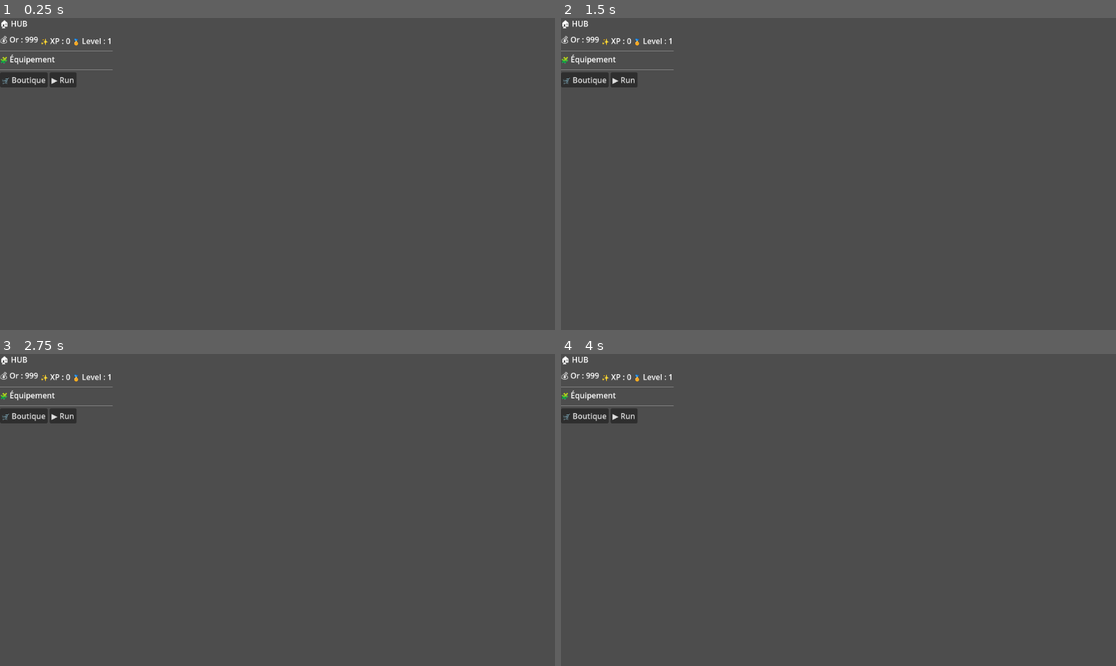
Above: before the commit, frames 1-4 (two rows, left to right).
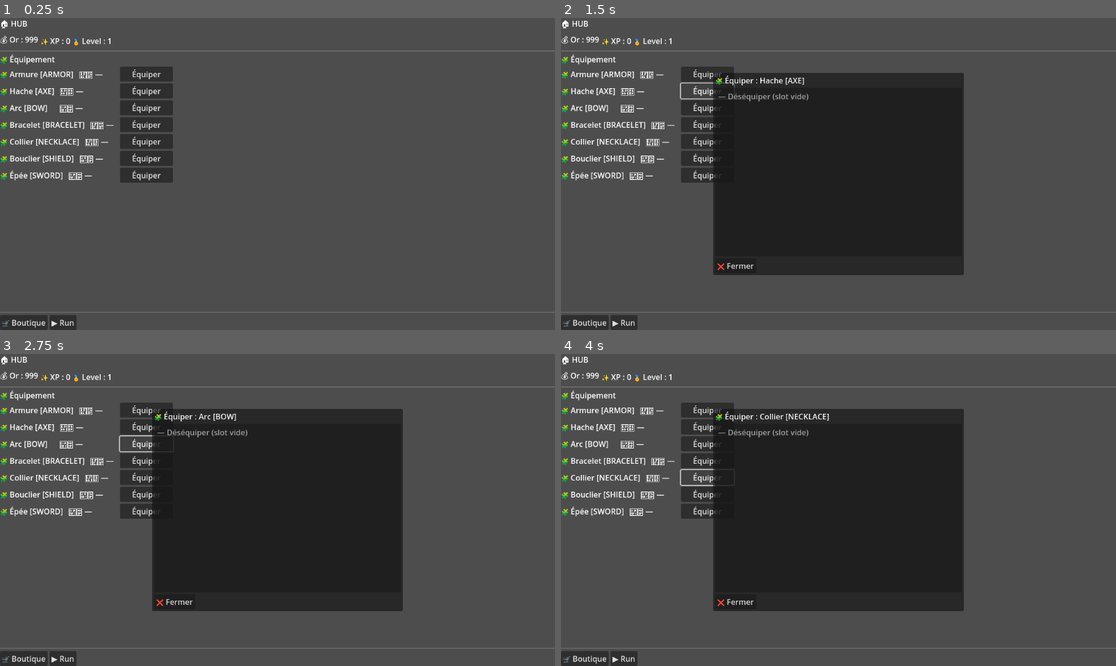
Above: after the commit, the same moments.

Repository: BastienGodotIA/ascension-v-2
Game: Godot game, scene res://scenes/hub.tscn
Same seed, same stepped clock (60 frames per second), same inputs: the game is played once before the commit and once after it.
Inputs (mouse positions are in pixels of both pictures, inside the frame that each line leads up to):
- Up to frame 1 (0.25 s): no input
- Up to frame 2 (1.5 s): click (705, 74) at 0.5 s, where only the run after the commit has a clickable "Équiper"; click (705, 89) at 1.25 s, where only the run after the commit has a clickable "Équiper"
- Up to frame 3 (2.75 s): click (144, 444) at 2 s, where only the run after the commit has a clickable "Équiper"
- Up to frame 4 (4 s): click (705, 460) at 2.75 s, where only the run after the commit has a clickable "Équiper"; click (705, 478) at 3.5 s, where only the run after the commit has a clickable "Équiper"

The runs differ from the first frame. In frame 1, 5.8% of the frame differs, in the area x 0-100%, y 10-100%; in frame 2, 34%; in frame 3, 34%; in frame 4, 34%.

Commit message:
UI v1: Equipé/Déséquipé item ds HUB

Diff:
--- a/scenes/hub.tscn
+++ b/scenes/hub.tscn
@@ -4,15 +4,20 @@
 
 [node name="HUB" type="Control"]
 layout_mode = 3
-anchors_preset = 0
-offset_right = 40.0
-offset_bottom = 40.0
+anchors_preset = 15
+anchor_right = 1.0
+anchor_bottom = 1.0
+grow_horizontal = 2
+grow_vertical = 2
 script = ExtResource("1_qssp3")
 
 [node name="Margin" type="MarginContainer" parent="."]
-layout_mode = 0
-offset_right = 40.0
-offset_bottom = 40.0
+layout_mode = 1
+anchors_preset = 15
+anchor_right = 1.0
+anchor_bottom = 1.0
+grow_horizontal = 2
+grow_vertical = 2
 
 [node name="VBox" type="VBoxContainer" parent="Margin"]
 layout_mode = 2
@@ -42,6 +47,7 @@
 
 [node name="ScrollSlots" type="ScrollContainer" parent="Margin/VBox"]
 layout_mode = 2
+size_flags_vertical = 3
 
 [node name="SlotsList" type="VBoxContainer" parent="Margin/VBox/ScrollSlots"]
 layout_mode = 2
@@ -59,3 +65,35 @@
 [node name="ButtonRun" type="Button" parent="Margin/VBox/BottomButtons"]
 layout_mode = 2
 text = "▶️ Run"
+
+[node name="EquipPopup" type="PopupPanel" parent="."]
+oversampling_override = 1.0
+size = Vector2i(520, 420)
+min_size = Vector2i(520, 420)
+
+[node name="EquipMargin" type="MarginContainer" parent="EquipPopup"]
+custom_minimum_size = Vector2(0, 300)
+anchors_preset = 15
+anchor_right = 1.0
+anchor_bottom = 1.0
+grow_horizontal = 2
+grow_vertical = 2
+
+[node name="EquipVBox" type="VBoxContainer" parent="EquipPopup/EquipMargin"]
+layout_mode = 2
+
+[node name="EquipTitle" type="Label" parent="EquipPopup/EquipMargin/EquipVBox"]
+layout_mode = 2
+text = "🧩 Équiper"
+
+[node name="EquipItemList" type="ItemList" parent="EquipPopup/EquipMargin/EquipVBox"]
+custom_minimum_size = Vector2(0, 260)
+layout_mode = 2
+size_flags_vertical = 3
+
+[node name="EquipButtons" type="HBoxContainer" parent="EquipPopup/EquipMargin/EquipVBox"]
+layout_mode = 2
+
+[node name="ButtonCancel" type="Button" parent="EquipPopup/EquipMargin/EquipVBox/EquipButtons"]
+layout_mode = 2
+text = "❌ Fermer"
--- a/scripts/game/game_state.gd
+++ b/scripts/game/game_state.gd
@@ -2,165 +2,93 @@
 # =========================================================
 # 🧠 GameState.gd (Autoload)
 # ---------------------------------------------------------
-# Rôle (important à comprendre) :
-# - C'est la "mémoire du jeu" entre les scènes (HUB / SHOP / RUN).
-# - Il stocke : or, gems, xp, level, inventaire permanent, équipement.
-# - Il déclenche le recalcul des stats finales via StatsRuntime.
-#
-# Pourquoi en Autoload ?
-# - Parce que tu veux garder ces infos même quand tu changes de scène.
-#   (HUB -> SHOP -> HUB -> RUN, etc.)
+# Rôle :
+# - Stocke l'état du jeu (or/xp/level/inventaire/équipement)
+# - Ne touche JAMAIS à l'UI (pas de NodePath $Margin/... ici)
+# - Fournit des fonctions : try_buy_item(), equip_item(), etc.
 # =========================================================
 extends Node
 
-# ---------------------------------------------------------
-# 🪵 Logger standard (format emoji / niveaux / tags)
-# ---------------------------------------------------------
 const Log = preload("res://scripts/core/log.gd")
-
-# ---------------------------------------------------------
-# 📊 Calculateur de stats (base + bonus équipement)
-# - C'est un script avec fonctions "static"
-# ---------------------------------------------------------
 const StatsRuntime = preload("res://scripts/game/stats_runtime.gd")
 
-# ---------------------------------------------------------
 # 💰 Currencies / progression
-# ---------------------------------------------------------
 var gold: int = 0
 var gems: int = 0
-
 var xp: int = 0
 var level: int = 1
 
-# ---------------------------------------------------------
 # 🎒 Inventaire / équipement
-# - owned_items : dictionnaire { item_id: true }
-#   => simple : si la clé existe, tu possèdes l'item.
-#
-# - equipped : { slot_code: item_id }
-#   slot_code = "SWORD", "ARMOR", "NECKLACE", ...
-#   item_id = "ITEM_SWORD_001", ...
-# ---------------------------------------------------------
-var owned_items: Dictionary = {}
-var equipped: Dictionary = {}
+var owned_items: Dictionary = {}   # { item_id: true }
+var equipped: Dictionary = {}      # { slot_code: item_id }
 
-# ---------------------------------------------------------
-# 📊 Cache stats (recalculé seulement quand besoin)
-# - _stats_dirty = true => il faut recalculer
-# - _final_stats contient le résultat (float par stat_id)
-# ---------------------------------------------------------
+# 📊 Cache stats
 var _final_stats: Dictionary = {}
 var _stats_dirty: bool = true
 
-# =========================================================
-# 🎬 Lifecycle
-# =========================================================
 func _ready() -> void:
-	# 🚀 Ce log prouve que l'autoload est bien vivant
 	Log.i("GAME", "GameState ready ✅")
 
-	# -----------------------------------------------------
-	# 🎮 DEV ONLY : seed d'or pour tester la boutique
-	# -----------------------------------------------------
-	# Problème : tant que RUN n'existe pas, tu ne gagnes pas d'or,
-	# donc tu ne peux pas tester la boutique.
-	#
-	# Solution : en mode debug (éditeur), si gold est à 0,
-	# on met 999 pour pouvoir acheter.
-	#
-	# Sécurité :
-	# - OS.is_debug_build() => uniquement quand tu lances depuis l'éditeur
-	# - gold <= 0 => n'écrase pas une future progression / sauvegarde
+	# 🎮 DEV ONLY : seed d'or pour tester la boutique tant que le RUN n'existe pas
 	if OS.is_debug_build() and gold <= 0:
 		gold = 999
 		Log.w("GAME", "DEV seed gold injected 💰", {"gold": gold})
 
-	# -----------------------------------------------------
-	# 🧩 Init des slots d'équipement
-	# -----------------------------------------------------
 	_init_slots()
-
-	# -----------------------------------------------------
-	# 📊 Recalcul initial des stats finales
-	# -----------------------------------------------------
 	_recompute_stats_if_needed()
 
-# =========================================================
-# 🧩 Slots / Equipment init
-# =========================================================
+# -------------------------
+# 🧩 Slots init
+# -------------------------
 func _init_slots() -> void:
-	# Rôle :
-	# - Préparer "equipped" avec tous les slots connus depuis le CSV
-	# - Comme ça, l'UI peut afficher tous les slots même si vide.
 	Log.i("GAME", "Init slots depuis equipement_slots")
 
-	# Sécurité : si DataScore n'a pas de slots, on log et on stop.
 	if DataScore.slots_by_id.size() == 0:
 		Log.w("DATA", "slots_by_id vide, init slots impossible ⚠️", {"count": 0})
 		return
 
-	# On initialise equipped avec tous les codes de slots connus
 	for code in DataScore.slots_by_id.keys():
 		if not equipped.has(code):
-			equipped[code] = ""  # rien équipé au départ
+			equipped[code] = ""
 
 	Log.ok("GAME", "Slots init", {"count": equipped.size()})
 
-# =========================================================
-# 📊 Stats runtime (dirty flag)
-# =========================================================
+# -------------------------
+# 📊 Stats runtime
+# -------------------------
 func mark_dirty_stats() -> void:
-	# Rôle :
-	# - Dire "les stats ne sont plus à jour"
-	# - Ex : quand tu équipes un item, tes stats changent.
 	_stats_dirty = true
 
 func _recompute_stats_if_needed() -> void:
-	# Si rien n'a changé, on ne recalcule pas (gain perf + logs propres)
 	if not _stats_dirty:
 		return
 
-	# Log clair : on sait quand un recalcul arrive
 	Log.i("GAME", "Recompute stats finales")
-
-	# StatsRuntime lit DataScore et utilise equipped
 	_final_stats = StatsRuntime.compute_final_stats(equipped)
-
 	_stats_dirty = false
 	Log.ok("GAME", "Stats recalculées ✅", {"count": _final_stats.size()})
 
-# =========================================================
-# 🔎 Accès stats (API simple pour le reste du jeu)
-# =========================================================
 func get_stat(stat_id: String) -> float:
-	# Assure que les stats sont à jour
 	_recompute_stats_if_needed()
-
-	# Retour par défaut : 0.0 si stat absente
 	return float(_final_stats.get(stat_id, 0.0))
 
 func get_all_stats() -> Dictionary:
-	# Assure que les stats sont à jour
 	_recompute_stats_if_needed()
 	return _final_stats
 
-# =========================================================
+# -------------------------
 # 🎒 Inventaire
-# =========================================================
+# -------------------------
 func grant_item(item_id: String) -> void:
 	item_id = item_id.strip_edges()
-
 	if item_id == "":
 		Log.w("GAME", "grant_item: item_id vide")
 		return
 
-	# Déjà possédé => on ne fait rien
 	if owned_items.has(item_id):
 		Log.d("GAME", "Item déjà possédé", {"item_id": item_id})
 		return
 
-	# Vérif que l’item existe en data (sécurité)
 	var item: Dictionary = DataScore.get_item(item_id)
 	if item.is_empty():
 		Log.e("GAME", "grant_item: item introuvable en data", {"item_id": item_id})
@@ -170,12 +98,11 @@
 	Log.ok("GAME", "Item ajouté à l’inventaire 🎒", {"item_id": item_id})
 
 func owns_item(item_id: String) -> bool:
-	item_id = item_id.strip_edges()
-	return owned_items.has(item_id)
+	return owned_items.has(item_id.strip_edges())
 
-# =========================================================
+# -------------------------
 # 🛡️ Equipement
-# =========================================================
+# -------------------------
 func equip_item(slot_code: String, item_id: String) -> void:
 	slot_code = slot_code.strip_edges()
 	item_id = item_id.strip_edges()
@@ -184,31 +111,26 @@
 		Log.w("GAME", "equip_item: slot_code vide")
 		return
 
-	# Vérif que le slot existe
 	if not equipped.has(slot_code):
 		Log.e("GAME", "equip_item: slot inconnu", {"slot": slot_code})
 		return
 
-	# Si item_id vide => déséquipage
+	# Déséquiper
 	if item_id == "":
 		equipped[slot_code] = ""
 		mark_dirty_stats()
 		Log.ok("GAME", "Slot déséquipé", {"slot": slot_code})
 		return
 
-	# Vérif possession
 	if not owns_item(item_id):
 		Log.w("GAME", "equip_item: item non possédé", {"item_id": item_id})
 		return
 
-	# Vérif que l’item existe
 	var item: Dictionary = DataScore.get_item(item_id)
 	if item.is_empty():
 		Log.e("GAME", "equip_item: item introuvable en data", {"item_id": item_id})
 		return
 
-	# Vérif cohérence item -> slot
-	# On lit Slot_Code (préféré), sinon Slot (fallback)
 	var item_slot_code: String = str(item.get("Slot_Code", item.get("Slot", ""))).strip_edges()
 	if item_slot_code != "" and item_slot_code != slot_code:
 		Log.w("GAME", "equip_item: slot mismatch", {
@@ -218,32 +140,27 @@
 		})
 		return
 
-	# Equip
 	equipped[slot_code] = item_id
 	mark_dirty_stats()
-
 	Log.ok("GAME", "Item équipé 🛡️", {"slot": slot_code, "item_id": item_id})
 
-# =========================================================
-# 🛒 Shop (simple V1)
-# =========================================================
+# -------------------------
+# 🛒 Shop V1
+# -------------------------
 func try_buy_item(item_id: String) -> bool:
 	item_id = item_id.strip_edges()
 	if item_id == "":
 		return false
 
-	# Récup data item
 	var item: Dictionary = DataScore.get_item(item_id)
 	if item.is_empty():
 		Log.e("SHOP", "Buy: item introuvable", {"item_id": item_id})
 		return false
 
-	# Déjà possédé
 	if owns_item(item_id):
 		Log.w("SHOP", "Buy: déjà possédé", {"item_id": item_id})
 		return false
 
-	# Prix Or (si vide => 0)
 	var price_or = item.get("Prix_Or", null)
 	var price: int = 0
 	if price_or != null:
@@ -251,12 +168,10 @@
 
 	Log.i("SHOP", "Tentative achat", {"item_id": item_id, "price_or": price, "gold": gold})
 
-	# Pas assez d'or
 	if gold < price:
 		Log.w("SHOP", "Or insuffisant 💸", {"need": price, "have": gold})
 		return false
 
-	# Paiement + ajout inventaire
 	gold -= price
 	grant_item(item_id)
 
--- a/scripts/ui/hub.gd
+++ b/scripts/ui/hub.gd
@@ -1,88 +1,73 @@
 # res://scripts/ui/hub.gd
 # =========================================================
-# 🏠 HUB UI (Phase 1 - fonctionnel)
-# ---------------------------------------------------------
-# Objectif :
-# - Afficher Or / XP / Level
-# - Lister les slots d'équipement + item équipé
-# - Bouton "🛒 Boutique" (ouvre Shop.tscn)
-# - Bouton "▶️ Run" (placeholder)
-#
-# Règles projet :
-# - ✅ commentaires partout (pédagogique)
-# - 🪵 logs emoji standard via Log.gd
-# - Pas de déco / assets (phase 2)
+# 🏠 HUB UI (Phase 1 - fonctionnel + Equip popup)
+# ---------------------------------------------------------
+# Affiche gold/xp/level
+# Affiche slots + item équipé
+# Bouton Shop / Run
+# + Equip : bouton par slot -> popup -> sélection item -> Game.equip_item()
 # =========================================================
 extends Control
 
-# ---------------------------------------------------------
-# 🪵 Logger standard (emoji + niveau + tag)
-# ---------------------------------------------------------
 const Log = preload("res://scripts/core/log.gd")
 
-# ---------------------------------------------------------
-# 📌 Chemins de scènes (transition simple)
-# ---------------------------------------------------------
-const SCENE_SHOP := "res://scenes/Shop.tscn"
-# (RUN viendra plus tard) :
-# const SCENE_RUN := "res://scenes/Run.tscn"
-
-# ---------------------------------------------------------
-# 🧷 Références UI (récupérées au _ready)
-# ---------------------------------------------------------
+const SCENE_SHOP := "res://scenes/shop.tscn"
+
+# --- Top stats
 @onready var lbl_gold: Label = $Margin/VBox/TopStats/LabelGold
 @onready var lbl_xp: Label = $Margin/VBox/TopStats/LabelXP
 @onready var lbl_level: Label = $Margin/VBox/TopStats/LabelLevel
 
+# --- Slots list (on remplit dynamiquement)
 @onready var slots_list: VBoxContainer = $Margin/VBox/ScrollSlots/SlotsList
 
+# --- Bottom buttons
 @onready var btn_shop: Button = $Margin/VBox/BottomButtons/ButtonShop
 @onready var btn_run: Button = $Margin/VBox/BottomButtons/ButtonRun
 
-# ---------------------------------------------------------
-# 🎬 READY
-# ---------------------------------------------------------
+# --- Equip popup
+@onready var equip_popup: PopupPanel = $EquipPopup
+@onready var equip_title: Label = $EquipPopup/EquipMargin/EquipVBox/EquipTitle
+@onready var equip_list: ItemList = $EquipPopup/EquipMargin/EquipVBox/EquipItemList
+@onready var btn_cancel: Button = $EquipPopup/EquipMargin/EquipVBox/EquipButtons/ButtonCancel
+
+var _equip_target_slot_code: String = ""
+var _equip_target_slot_name: String = ""
+
 func _ready() -> void:
-	# Log d'arrivée scène
 	Log.i("UI", "HUB ready 🏠")
 
-	# Sécurité : si les datas ne sont pas chargées, on le signale.
-	# (Normalement OK car DataScore est autoload et reload_all() au _ready)
-	if DataScore.items_by_id.size() == 0:
-		Log.w("DATA", "DataScore.items_by_id vide (import pas fait ?) ⚠️")
-
-	# Connecte les boutons
+	# Petit log utile : prouve que tes achats sont bien dans l'inventaire
+	Log.d("UI", "Owned items snapshot", {"count": Game.owned_items.size()})
+
 	_connect_buttons()
-
-	# Rafraîchit tout l'affichage
+	_connect_equip_popup()
 	_refresh_all()
 
-# ---------------------------------------------------------
-# 🔌 Connexions boutons
-# ---------------------------------------------------------
 func _connect_buttons() -> void:
-	# 🛒 Boutique
 	if not btn_shop.pressed.is_connected(_on_shop_pressed):
 		btn_shop.pressed.connect(_on_shop_pressed)
-
-	# ▶️ Run (placeholder)
 	if not btn_run.pressed.is_connected(_on_run_pressed):
 		btn_run.pressed.connect(_on_run_pressed)
 
 	Log.ok("UI", "Boutons connectés", {"shop": true, "run": true})
 
-# ---------------------------------------------------------
-# 🔄 Refresh global (top stats + slots)
-# ---------------------------------------------------------
+func _connect_equip_popup() -> void:
+	# Double-clic / Entrée sur une ligne => équipe
+	if not equip_list.item_activated.is_connected(_on_equip_item_activated):
+		equip_list.item_activated.connect(_on_equip_item_activated)
+
+	# Bouton fermer
+	if not btn_cancel.pressed.is_connected(_on_equip_cancel_pressed):
+		btn_cancel.pressed.connect(_on_equip_cancel_pressed)
+
+	Log.ok("UI", "Equip popup connectée", {"item_activated": true, "cancel": true})
+
 func _refresh_all() -> void:
 	_refresh_top_stats()
 	_refresh_slots()
 
-# ---------------------------------------------------------
-# 💰 / ⭐ Top stats
-# ---------------------------------------------------------
 func _refresh_top_stats() -> void:
-	# Mise à jour labels (format ultra simple)
 	lbl_gold.text = "💰 Or : " + str(Game.gold)
 	lbl_xp.text = "✨ XP : " + str(Game.xp)
 	lbl_level.text = "🏅 Level : " + str(Game.level)
@@ -90,84 +75,149 @@
 	Log.d("UI", "TopStats refresh", {"gold": Game.gold, "xp": Game.xp, "level": Game.level})
 
 # ---------------------------------------------------------
-# 🛡️ Slots d'équipement
+# 🛡️ Slots + bouton Équiper (créé dynamiquement)
 # ---------------------------------------------------------
 func _refresh_slots() -> void:
-	# Nettoyage de la liste (on reconstruit pour rester simple)
 	for c in slots_list.get_children():
 		c.queue_free()
 
-	# Si aucun slot : warning + stop
-	if DataScore.slots_rows.size() == 0:
+	# DataScore.slots_by_id = { "SWORD": {row}, "ARMOR": {row}, ... }
+	if DataScore.slots_by_id.size() == 0:
 		Log.w("DATA", "Aucun slot trouvé (equipement_slots.csv ?) ⚠️")
 		return
 
-	# Pour chaque slot (ordre CSV) : afficher "Slot (CODE)" + item équipé
-	for slot_row in DataScore.slots_rows:
-		# Récup valeurs utiles
-		var code: String = str(slot_row.get("Code", "")).strip_edges()
-		var slot_name: String = str(slot_row.get("Slot", "")).strip_edges()
-
-		# Sécurité
-		if code == "":
-			continue
-
-		# ID item équipé (ou vide)
+	var slot_codes: Array[String] = _get_sorted_slot_codes()
+
+	for code in slot_codes:
+		var slot_row: Dictionary = DataScore.slots_by_id.get(code, {})
+		var slot_name: String = str(slot_row.get("Slot", code)).strip_edges()
+
+		# Item équipé sur ce slot
 		var equipped_id: String = str(Game.equipped.get(code, "")).strip_edges()
 
-		# Nom item équipé
 		var equipped_name: String = "—"
 		if equipped_id != "":
 			var item: Dictionary = DataScore.get_item(equipped_id)
-			if item.is_empty():
-				equipped_name = "(introuvable)"
-			else:
-				equipped_name = str(item.get("Nom", equipped_id))
-
-		# ---- UI row ----
+			equipped_name = "(introuvable)" if item.is_empty() else str(item.get("Nom", equipped_id))
+
+		# UI row
 		var row := HBoxContainer.new()
 		row.name = "Row_" + code
 		row.size_flags_horizontal = Control.SIZE_EXPAND_FILL
 		row.add_theme_constant_override("separation", 12)
 
-		# Label slot
 		var lbl_slot := Label.new()
 		lbl_slot.text = "🧩 " + slot_name + " [" + code + "]"
 		lbl_slot.size_flags_horizontal = Control.SIZE_EXPAND_FILL
 
-		# Label equipped
 		var lbl_item := Label.new()
 		lbl_item.text = "🛡️ " + equipped_name
 		lbl_item.size_flags_horizontal = Control.SIZE_EXPAND_FILL
 
-		# Ajout dans la row
+		var btn_equip := Button.new()
+		btn_equip.text = "Équiper"
+		btn_equip.custom_minimum_size = Vector2(110, 0)
+		btn_equip.pressed.connect(Callable(self, "_on_equip_pressed").bind(code, slot_name))
+
 		row.add_child(lbl_slot)
 		row.add_child(lbl_item)
-
-		# Ajout à la liste
+		row.add_child(btn_equip)
+
 		slots_list.add_child(row)
 
-	Log.ok("UI", "Slots refresh", {"count": DataScore.slots_rows.size()})
-
-# ---------------------------------------------------------
-# 🛒 Bouton Shop
+	Log.ok("UI", "Slots refresh", {"count": slot_codes.size()})
+
+func _get_sorted_slot_codes() -> Array[String]:
+	var arr: Array[String] = []
+	for k in DataScore.slots_by_id.keys():
+		arr.append(str(k))
+	arr.sort() # tri simple (SWORD, ARMOR, ...)
+	return arr
+
+# ---------------------------------------------------------
+# 🛒 / ▶️ Buttons
 # ---------------------------------------------------------
 func _on_shop_pressed() -> void:
 	Log.i("UI", "Go Shop 🛒", {"from": "HUB"})
-
-	# Transition simple vers Shop.tscn
 	var err: Error = get_tree().change_scene_to_file(SCENE_SHOP)
 	if err != OK:
 		Log.e("UI", "change_scene_to_file failed", {"scene": SCENE_SHOP, "err": err})
 
-# ---------------------------------------------------------
-# ▶️ Bouton RUN (placeholder)
-# ---------------------------------------------------------
 func _on_run_pressed() -> void:
-	# Pas encore implémenté : on log, et on ne change pas de scène.
 	Log.w("GAME", "RUN placeholder (pas encore implémenté) ▶️")
 
-	# Future :
-	# var err: Error = get_tree().change_scene_to_file(SCENE_RUN)
-	# if err != OK:
-	# 	Log.e("GAME", "Run scene load failed", {"scene": SCENE_RUN, "err": err})
+# ---------------------------------------------------------
+# 🧩 Equip flow
+# ---------------------------------------------------------
+func _on_equip_pressed(slot_code: String, slot_name: String) -> void:
+	_equip_target_slot_code = slot_code
+	_equip_target_slot_name = slot_name
+
+	Log.i("UI", "Open Equip popup 🧩", {"slot": slot_code})
+
+	equip_title.text = "🧩 Équiper : " + slot_name + " [" + slot_code + "]"
+	_fill_equip_list(slot_code)
+
+	equip_popup.popup_centered()
+
+func _fill_equip_list(slot_code: String) -> void:
+	equip_list.clear()
+
+	# Option : déséquiper
+	equip_list.add_item("— Déséquiper (slot vide)")
+	equip_list.set_item_metadata(0, "")
+
+	var added: int = 0
+
+	for item_id in DataScore.items_by_id.keys():
+		var iid: String = str(item_id)
+
+		# On ne propose que les items possédés
+		if not Game.owns_item(iid):
+			continue
+
+		var item: Dictionary = DataScore.get_item(iid)
+		if item.is_empty():
+			continue
+
+		# Slot de l'item
+		var item_slot: String = str(item.get("Slot_Code", item.get("Slot", ""))).strip_edges()
+		if item_slot != slot_code:
+			continue
+
+		var item_name: String = str(item.get("Nom", iid))
+		var rare: String = str(item.get("Rareté", item.get("Rarete_Code", ""))).strip_edges()
+
+		var line: String = item_name
+		if rare != "":
+			line += "  [" + rare + "]"
+
+		var idx: int = equip_list.item_count
+		equip_list.add_item(line)
+		equip_list.set_item_metadata(idx, iid)
+
+		added += 1
+
+	Log.ok("UI", "Equip list filled", {"slot": slot_code, "count": added})
+
+func _on_equip_item_activated(index: int) -> void:
+	if _equip_target_slot_code == "":
+		Log.w("UI", "Equip activate sans slot cible ⚠️")
+		return
+
+	var meta: Variant = equip_list.get_item_metadata(index)
+	var item_id: String = str(meta).strip_edges()
+
+	if item_id == "":
+		Log.i("GAME", "Unequip slot", {"slot": _equip_target_slot_code})
+		Game.equip_item(_equip_target_slot_code, "")
+	else:
+		Log.i("GAME", "Equip selected", {"slot": _equip_target_slot_code, "item_id": item_id})
+		Game.equip_item(_equip_target_slot_code, item_id)
+
+	equip_popup.hide()
+	_refresh_all()
+
+func _on_equip_cancel_pressed() -> void:
+	Log.d("UI", "Equip popup cancel")
+	equip_popup.hide()
